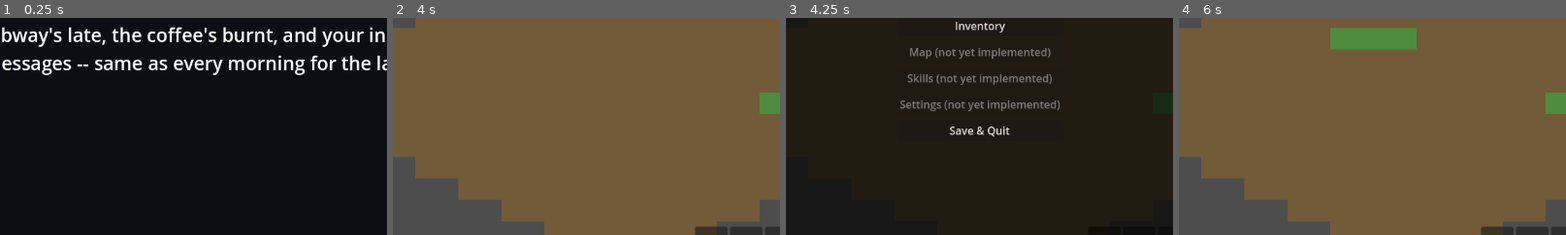
Above: before the commit, frames 1-4 (left to right).
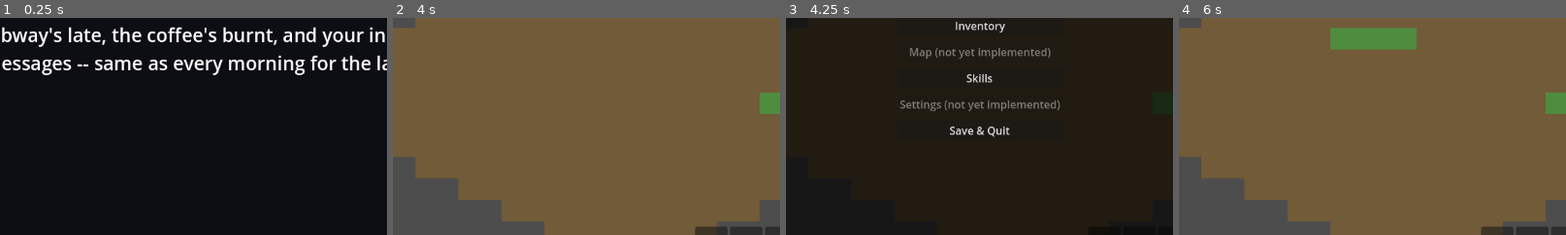
Above: after the commit, the same moments.

Repository: GRITui/story-of-country-side
Game: Godot game, scene res://scenes/Main.tscn
The game is run twice, just before and just after one commit, with the same random seed, the same clock (stepped at 60 frames per second) and the same inputs.
Inputs (mouse positions are % of the whole screen's width and height, from its top left):
- Up to frame 1 (0.25 s): no input
- Up to frame 2 (4 s): tap Enter (ui_accept) at 0.5, 0.77, 1.25, 2, 2.75, 3.5, 3.77 s; move the mouse to (72, 45) at 0.52 s; click (72, 45) at 0.67 s; drag from (30, 55) to (45, 70) at 1.27 s; move the mouse to (60, 28) at 2.02 s; click (60, 28) at 2.17 s; drag from (45, 70) to (20, 35) at 2.77 s; move the mouse to (80, 65) at 3.52 s; click (80, 65) at 3.67 s
- Up to frame 3 (4.25 s): tap Escape (ui_cancel) at 4.15 s
- Up to frame 4 (6 s): click "Resume" at 4.25 s; tap Enter (ui_accept) at 5 s; drag from (20, 35) to (35, 25) at 5.02 s; move the mouse to (55, 50) at 5.77 s; click (55, 50) at 5.92 s
The pictures show only the part of the screen within x 25-75%, y 43-93%; the shares and areas given below are measured in that part.

Frames 1-2 are identical in both runs. In frame 3, 0.8% of the frame differs, in the area x 31-69%, y 25-31%; in frame 4, nothing differs.

Commit message:
Frontend: Skills full-screen overlay (issue #52)
Fills the "Skills" gap in the pause menu (menu-hud-flow-spec.md §1/§3),
enabling the button that's been a disabled "(not yet implemented)"
placeholder since PR #54. SkillManager already has real per-skill
level/XP data, unlike Map/Settings which stay disabled -- no backing
system exists for either yet.

Same chrome/structure as InventoryOverlay (title top-left, close
top-right, per §3's consistency rule) and the same pure-display
discipline: every row reads from SkillManager at scene-ready time and
stays in sync via xp_gained/level_changed, no local duplicate XP state.
The four skill names (Farming/Fishing/Mining/Foraging) are read from
existing content -- every activity manager already calls
SkillManager.add_xp() with one of these -- not invented here.

PauseMenu wires Skills the same way it wires Inventory: hides the menu
panel, instantiates the overlay, backs out on the overlay's closed
signal or Escape.

724/724 tests pass against the real Godot 4.3 engine headless (10 new),
clean smoke boot.

Diff:
--- a/scenes/ui/PauseMenu.tscn
+++ b/scenes/ui/PauseMenu.tscn
@@ -48,7 +48,7 @@
 
 [node name="SkillsButton" type="Button" parent="Root/MenuPanel/Margin/VBox"]
 layout_mode = 2
-text = "Skills (not yet implemented)"
+text = "Skills"
 
 [node name="SettingsButton" type="Button" parent="Root/MenuPanel/Margin/VBox"]
 layout_mode = 2
--- /dev/null
+++ b/scenes/ui/SkillsOverlay.tscn
@@ -0,0 +1,51 @@
+[gd_scene load_steps=2 format=3 uid="uid://cskl0f1a2b3c4e"]
+
+[ext_resource type="Script" path="res://scripts/ui/skills_overlay.gd" id="1"]
+
+[node name="SkillsOverlay" type="CanvasLayer"]
+script = ExtResource("1")
+
+[node name="Root" type="ColorRect" parent="."]
+anchors_preset = 15
+anchor_right = 1.0
+anchor_bottom = 1.0
+color = Color(0, 0, 0, 0.7)
+
+[node name="Panel" type="PanelContainer" parent="Root"]
+layout_mode = 1
+anchors_preset = 15
+anchor_right = 1.0
+anchor_bottom = 1.0
+offset_left = 40.0
+offset_top = 40.0
+offset_right = -40.0
+offset_bottom = -40.0
+
+[node name="Margin" type="MarginContainer" parent="Root/Panel"]
+layout_mode = 2
+theme_override_constants/margin_left = 24
+theme_override_constants/margin_top = 24
+theme_override_constants/margin_right = 24
+theme_override_constants/margin_bottom = 24
+
+[node name="VBox" type="VBoxContainer" parent="Root/Panel/Margin"]
+layout_mode = 2
+theme_override_constants/separation = 16
+
+[node name="Header" type="HBoxContainer" parent="Root/Panel/Margin/VBox"]
+layout_mode = 2
+
+[node name="TitleLabel" type="Label" parent="Root/Panel/Margin/VBox/Header"]
+layout_mode = 2
+size_flags_horizontal = 3
+text = "Skills"
+theme_override_font_sizes/font_size = 24
+
+[node name="CloseButton" type="Button" parent="Root/Panel/Margin/VBox/Header"]
+layout_mode = 2
+text = "Close"
+
+[node name="SkillList" type="VBoxContainer" parent="Root/Panel/Margin/VBox"]
+layout_mode = 2
+size_flags_vertical = 3
+theme_override_constants/separation = 4
--- a/scripts/ui/pause_menu.gd
+++ b/scripts/ui/pause_menu.gd
@@ -11,13 +11,14 @@
 ## spec's own §1 rule, not a second one.
 ##
 ## Menu items per the spec's §1 tree: Resume, Inventory, Map, Skills /
-## Progression, Settings, Save & Quit to Title. Only Resume and Inventory
-## are real destinations this PR -- Map, Skills, and Settings have no
-## backing scene/system to open yet (no MapManager/SkillManager UI/settings
-## system exists), so they're wired as disabled buttons clearly labelled
-## "(not yet implemented)" rather than either faking a screen or silently
-## omitting the menu item the spec lists. Save & Quit to Title is also
-## partial: there is no title screen yet (see main_controller.gd's own
+## Progression, Settings, Save & Quit to Title. Resume, Inventory, and
+## (as of the Skills full-screen overlay sub-scope) Skills are real
+## destinations. Map and Settings still have no backing scene/system to
+## open (no MapManager/settings system exists), so they stay disabled
+## buttons clearly labelled "(not yet implemented)" rather than either
+## faking a screen or silently omitting the menu item the spec lists.
+## Save & Quit to Title is also partial: there is no title screen yet
+## (see main_controller.gd's own
 ## docstring on this gap), so it calls the real SaveManager.save_game()
 ## and then quits the application outright instead of returning to a title
 ## screen that doesn't exist -- flagged here and in the PR, not faked.
@@ -33,28 +34,32 @@
 @onready var _save_quit_button: Button = $Root/MenuPanel/Margin/VBox/SaveQuitButton
 
 var _inventory_overlay: InventoryOverlay
+var _skills_overlay: SkillsOverlay
 var _is_open := false
 
 func _ready() -> void:
 	visible = false
 	_resume_button.pressed.connect(_on_resume_pressed)
 	_inventory_button.pressed.connect(_on_inventory_pressed)
+	_skills_button.pressed.connect(_on_skills_pressed)
 	_save_quit_button.pressed.connect(_on_save_quit_pressed)
-	# Map/Skills/Settings have no destination yet -- disabled, not hidden,
-	# so the menu shape matches the spec's §1 tree even though three of its
+	# Map/Settings have no destination yet -- disabled, not hidden, so the
+	# menu shape still matches the spec's §1 tree even though two of its
 	# six items aren't implemented.
 	_map_button.disabled = true
-	_skills_button.disabled = true
 	_settings_button.disabled = true
 
 func _unhandled_input(event: InputEvent) -> void:
 	if not event.is_action_pressed("ui_cancel"):
 		return
 	if _is_open:
-		# While the Inventory sub-screen is showing, Escape backs out to the
-		# pause menu first rather than resuming straight through it.
+		# While the Inventory or Skills sub-screen is showing, Escape backs
+		# out to the pause menu first rather than resuming straight through
+		# it.
 		if _inventory_overlay != null and is_instance_valid(_inventory_overlay):
 			_close_inventory()
+		elif _skills_overlay != null and is_instance_valid(_skills_overlay):
+			_close_skills()
 		else:
 			close()
 	else:
@@ -73,6 +78,7 @@
 	if not _is_open:
 		return
 	_close_inventory()
+	_close_skills()
 	_is_open = false
 	visible = false
 	TimeManager.unfreeze(PAUSE_REASON)
@@ -95,6 +101,18 @@
 	_inventory_overlay = null
 	_menu_panel.visible = true
 
+func _on_skills_pressed() -> void:
+	_menu_panel.visible = false
+	_skills_overlay = load("res://scenes/ui/SkillsOverlay.tscn").instantiate()
+	add_child(_skills_overlay)
+	_skills_overlay.closed.connect(_close_skills)
+
+func _close_skills() -> void:
+	if _skills_overlay != null and is_instance_valid(_skills_overlay):
+		_skills_overlay.queue_free()
+	_skills_overlay = null
+	_menu_panel.visible = true
+
 func _on_save_quit_pressed() -> void:
 	SaveManager.save_game()
 	get_tree().quit()
--- /dev/null
+++ b/scripts/ui/skills_overlay.gd
@@ -0,0 +1,73 @@
+extends CanvasLayer
+class_name SkillsOverlay
+## Full-screen Skills / Progression overlay (design/ui-flows/menu-hud-flow-spec.md
+## §1/§3), reachable from the pause menu (§1) -- fills the "Skills" gap
+## PauseMenu's own docstring flagged as a disabled "(not yet implemented)"
+## button pending a real destination.
+##
+## Same chrome/structure as InventoryOverlay (§3's "consistent screen
+## chrome: title top-left, close/back control top-right" rule) and the
+## same pure-display discipline as HUD/InventoryOverlay: every row reads
+## from SkillManager at scene-ready time and stays in sync via its
+## xp_gained/level_changed signals -- no SkillsOverlay-local duplicate XP
+## state.
+##
+## SkillManager itself has no "list every skill" getter -- it's a bare
+## skill_name -> xp Dictionary with skill names supplied ad-hoc by
+## whichever activity manager calls add_xp() (its own docstring confirms
+## this: "Recipe/crafting unlocks... have no concrete content anywhere in
+## the design doc"). The four real skill names actually in play --
+## Farming, Fishing, Mining, Foraging -- are established content, not
+## invented here: every activity manager already calls
+## SkillManager.add_xp() with exactly one of these four (Ranching feeds
+## Farming per SkillManager's own docstring; Combat is excluded per
+## Decision B). Hardcoding that same four-item list here is reading
+## existing content, the same way HUD hardcodes its hotbar slot count as
+## a documented placeholder -- not fabricating new backend state.
+##
+## No perk/recipe-unlock UI -- SkillManager's own docstring says that
+## content doesn't exist anywhere yet, so there is nothing to render for
+## it. Each row shows level + XP only.
+
+signal closed
+
+const SKILL_NAMES := ["Farming", "Fishing", "Mining", "Foraging"]
+
+@onready var _list: VBoxContainer = $Root/Panel/Margin/VBox/SkillList
+@onready var _close_button: Button = $Root/Panel/Margin/VBox/Header/CloseButton
+
+var _rows: Dictionary = {} # skill_name -> Label
+
+func _ready() -> void:
+	_close_button.pressed.connect(_on_close_pressed)
+	SkillManager.xp_gained.connect(_on_xp_gained)
+	SkillManager.level_changed.connect(_on_level_changed)
+	_prime_from_current_state()
+
+func _prime_from_current_state() -> void:
+	for skill_name in SKILL_NAMES:
+		_refresh_row(skill_name)
+
+func _on_xp_gained(skill_name: String, _amount: int, _total_xp: int) -> void:
+	_refresh_row(skill_name)
+
+func _on_level_changed(skill_name: String, _new_level: int, _old_level: int) -> void:
+	_refresh_row(skill_name)
+
+func _refresh_row(skill_name: String) -> void:
+	var label: Label = _rows.get(skill_name)
+	if label == null:
+		label = Label.new()
+		label.name = "Skill_%s" % skill_name
+		_list.add_child(label)
+		_rows[skill_name] = label
+	label.text = "%s  Lv %d  (%d XP)" % [skill_name, SkillManager.get_level(skill_name), SkillManager.get_xp(skill_name)]
+
+func _on_close_pressed() -> void:
+	closed.emit()
+
+func _exit_tree() -> void:
+	if SkillManager.xp_gained.is_connected(_on_xp_gained):
+		SkillManager.xp_gained.disconnect(_on_xp_gained)
+	if SkillManager.level_changed.is_connected(_on_level_changed):
+		SkillManager.level_changed.disconnect(_on_level_changed)
--- a/tests/test_runner.gd
+++ b/tests/test_runner.gd
@@ -45,6 +45,7 @@
 var _game_over_events: Array = [] ## Array[String] of reason, same reason
 var _weather_changed_events: Array = [] ## Array[String] of weather, same reason
 var _inventory_overlay_closed_count := 0 ## member, not a local -- GDScript lambdas capture locals by value
+var _skills_overlay_closed_count := 0 ## same reason
 
 func _ready() -> void:
 	_test_minute_and_hour_wrap()
@@ -174,6 +175,12 @@
 	_test_inventory_overlay_updates_reactively_on_item_changed()
 	_test_inventory_overlay_removes_row_when_item_reaches_zero()
 	_test_inventory_overlay_close_emits_closed_signal()
+	_test_skills_overlay_lists_all_known_skills_on_ready()
+	_test_skills_overlay_updates_reactively_on_xp_gained()
+	_test_skills_overlay_close_emits_closed_signal()
+	_test_pause_menu_skills_button_shows_overlay_and_hides_menu_panel()
+	_test_pause_menu_still_frozen_while_skills_overlay_open()
+	_test_pause_menu_map_and_settings_buttons_stay_disabled()
 
 	_test_farm_scene_instantiates_without_error()
 	_test_farm_scene_renders_empty_grid_on_ready()
@@ -2037,6 +2044,78 @@
 	_check(_inventory_overlay_closed_count == 1, "pressing Close should emit the closed signal exactly once")
 	overlay.queue_free()
 
+## --- Frontend: Skills overlay (#52 sub-scope, menu-hud-flow-spec.md
+## §1/§3) ---
+##
+## Same discipline as the Inventory overlay block above.
+
+func _make_skills_overlay() -> SkillsOverlay:
+	var scene: PackedScene = load("res://scenes/ui/SkillsOverlay.tscn")
+	var overlay: SkillsOverlay = scene.instantiate()
+	add_child(overlay)
+	return overlay
+
+func _test_skills_overlay_lists_all_known_skills_on_ready() -> void:
+	SkillManager._xp = {}
+	var overlay := _make_skills_overlay() # _ready() should prime every known skill, even with zero XP
+	for skill_name in SkillsOverlay.SKILL_NAMES:
+		_check(overlay.get_node("Root/Panel/Margin/VBox/SkillList/Skill_%s" % skill_name).text == "%s  Lv 0  (0 XP)" % skill_name,
+			"overlay should list %s at Lv 0 (0 XP) when primed with no XP" % skill_name)
+	overlay.queue_free()
+
+func _test_skills_overlay_updates_reactively_on_xp_gained() -> void:
+	SkillManager._xp = {}
+	var overlay := _make_skills_overlay()
+	SkillManager.add_xp("Farming", 50)
+	_check(overlay.get_node("Root/Panel/Margin/VBox/SkillList/Skill_Farming").text == "Farming  Lv 0  (50 XP)",
+		"overlay row should update reactively when xp_gained fires")
+	SkillManager.add_xp("Farming", 100) # 150 total crosses the level-1 threshold (100)
+	_check(overlay.get_node("Root/Panel/Margin/VBox/SkillList/Skill_Farming").text == "Farming  Lv 1  (150 XP)",
+		"overlay row should reflect the new level once a level_changed-crossing xp_gained fires")
+	overlay.queue_free()
+
+func _on_skills_overlay_closed_for_test() -> void:
+	_skills_overlay_closed_count += 1
+
+func _test_skills_overlay_close_emits_closed_signal() -> void:
+	_skills_overlay_closed_count = 0
+	var overlay := _make_skills_overlay()
+	overlay.closed.connect(_on_skills_overlay_closed_for_test)
+	overlay.get_node("Root/Panel/Margin/VBox/Header/CloseButton").pressed.emit()
+	_check(_skills_overlay_closed_count == 1, "pressing Close should emit the closed signal exactly once")
+	overlay.queue_free()
+
+func _test_pause_menu_skills_button_shows_overlay_and_hides_menu_panel() -> void:
+	TimeManager.unfreeze(PauseMenu.PAUSE_REASON)
+	var menu := _make_pause_menu()
+	menu.open()
+	menu.get_node("Root/MenuPanel/Margin/VBox/SkillsButton").pressed.emit()
+	_check(not menu.get_node("Root/MenuPanel").visible,
+		"opening Skills should hide the main pause menu panel")
+	_check(menu.get_node("SkillsOverlay") != null,
+		"opening Skills should instantiate the SkillsOverlay as a child")
+	menu.close()
+	menu.queue_free()
+
+func _test_pause_menu_still_frozen_while_skills_overlay_open() -> void:
+	TimeManager.unfreeze(PauseMenu.PAUSE_REASON)
+	var menu := _make_pause_menu()
+	menu.open()
+	menu.get_node("Root/MenuPanel/Margin/VBox/SkillsButton").pressed.emit()
+	_check(TimeManager.is_frozen(),
+		"TimeManager should stay frozen while the Skills overlay is open (single pause-reason)")
+	menu.close()
+	_check(not TimeManager.is_frozen(), "closing from within the Skills overlay should still fully unfreeze")
+	menu.queue_free()
+
+func _test_pause_menu_map_and_settings_buttons_stay_disabled() -> void:
+	var menu := _make_pause_menu()
+	_check(menu.get_node("Root/MenuPanel/Margin/VBox/MapButton").disabled,
+		"Map has no backing system yet and should stay a disabled placeholder")
+	_check(menu.get_node("Root/MenuPanel/Margin/VBox/SettingsButton").disabled,
+		"Settings has no backing system yet and should stay a disabled placeholder")
+	menu.queue_free()
+
 ## --- Frontend: FarmScene (#52 sub-scope, world/tile-rendering for
 ## FarmPlotManager, design/art/isometric-grid-spec.md) ---
 ##
